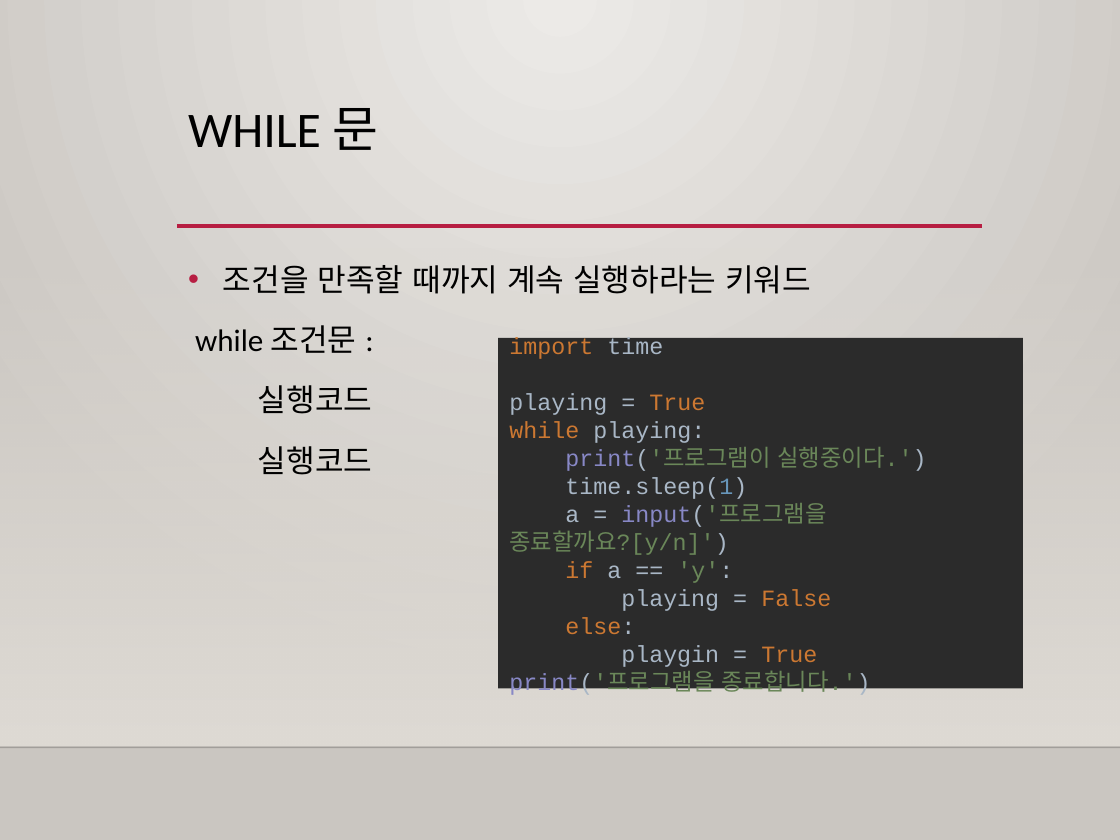
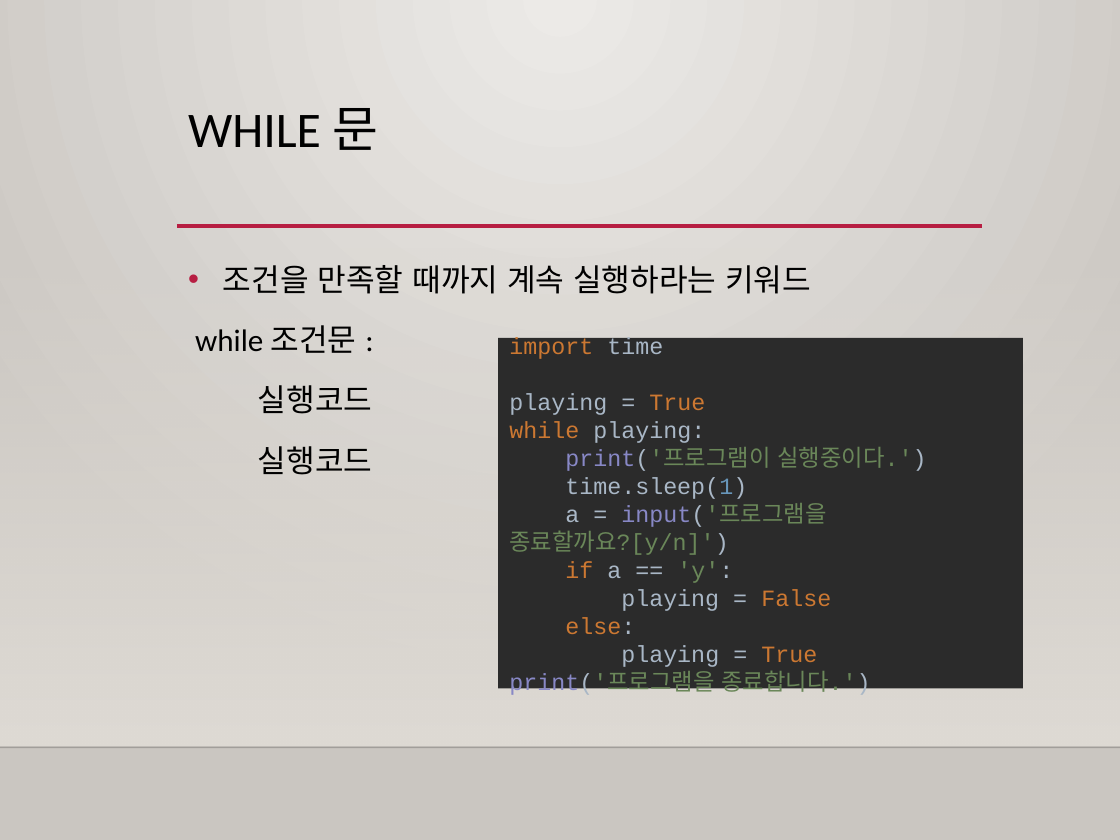
Before and after one commit to freshmea/weizman_python_class, a slide deck: slide 7 of textbook/파이썬3-2교시.pptx. Drawn at 1120x840 pixels with LibreOffice and Linux fonts; fonts in the diff are those of the drawing; background and template pictures are left out. Boxes give left, top, right and bottom in pixels: in the first picture for what was removed or moved away, otherwise in the second. Text is boxed around its words. In the diff, an @@ line names an element or a change of style, - is before the commit and + after.

```diff
--- a/textbook/파이썬3-2교시.pptx
+++ b/textbook/파이썬3-2교시.pptx
@@ text in rectangle at [509, 337, 926, 697]: text changed @@
-import time
-playing = True
-while playing:
-print('프로그램이 실행중이다.')
-time.sleep(1)
-a = input('프로그램을 종료할까요?[y/n]')
-if a == 'y':
-playing = False
-else:
-playgin = True
-print('프로그램을 종료합니다.')
+import time
+playing = True
+while playing:
+print('프로그램이 실행중이다.')
+time.sleep(1)
+a = input('프로그램을 종료할까요?[y/n]')
+if a == 'y':
+playing = False
+else:
+playing = True
+print('프로그램을 종료합니다.')
```
Also in this commit, not shown: 1 other slide changed, 3 other files.
